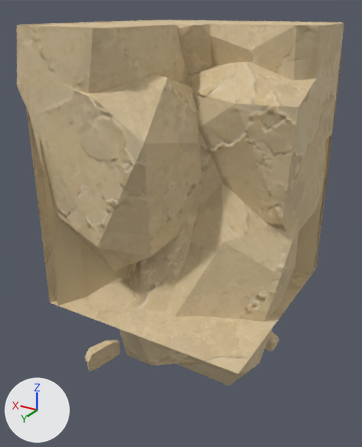
One commit to the glTF model assets/custom/models/ground_modules/ground_bottom_corner_08.glb: the scene before it, then after it.
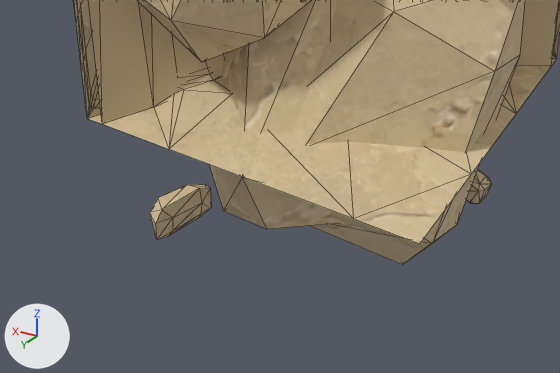
Each version appears first whole from a 50 mm camera at (-0.62, 2.46, 0.97) aimed at (0.56, 0.5, -0.01), and next in a close-up on the part from 0% to 88% of the width and 53% to 100% of the height. Every picture has the same lights, and +X, +Y and +Z are marked at lower left. The older version's two pictures come first. The close-ups show mesh edges as thin lines. Vertices at exactly the same position are counted once.

The first close-up shows 'GroundBottomCorner08_Body'.
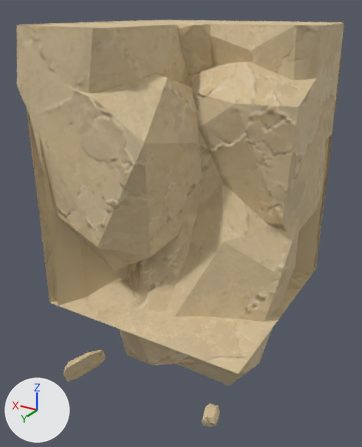
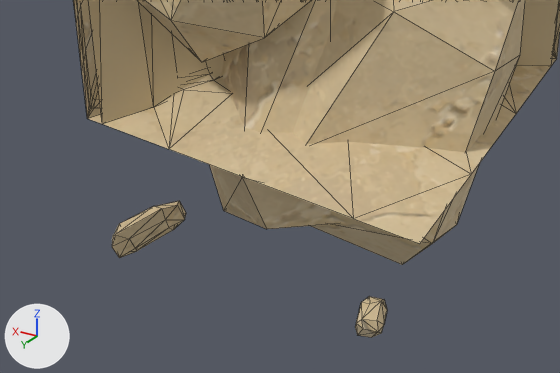
Edits to the bpy script that builds the scene:
```text
Change me_groundbottomcorner08_bodyshouldermesh:
    used by ob_groundbottomcorner08_body; location = (0.0, 0.0, 0.0)
    remove me_groundbottomcorner08_bodyshouldermesh.from_pydata(...)  # 874 vertices, 1533 faces; spans x 0.0..1.04, y -0.04..1.0, z -0.97..0.91
    add me_groundbottomcorner08_bodyshouldermesh.from_pydata(...)  # 874 vertices, 1533 faces; spans x 0.0..1.04, y -0.04..1.0, z -0.86..0.91
    me_groundbottomcorner08_bodyshouldermesh part 1: the loose piece of 24 vertices spanning x 0.16..0.29, y -0.03..0.06, z -0.97..-0.81 is multiplied about its middle by the matrix ((0.47, 0.624, -0.332), (-0.663, 0.527, 0.051), (0.244, 0.231, 0.78)), then moved by (-0.08, 0.92, 0.2)
    me_groundbottomcorner08_bodyshouldermesh part 2: 23 of 874 vertices moved; they spanned x 0.91..1.04, y 0.56..0.77, z -0.95..-0.77 and now span x 0.89..1.0, y 0.73..0.98, z -0.86..-0.71; mean shift (-0.04, 0.19, 0.07); largest move (0.98, 0.76, -0.8) -> (0.97, 0.97, -0.74)
```

Pixel boxes (x1, y1, x2, y2) of what changed, in the close-ups (560 x 373 px; the box of a moved part takes in the faces that stretch with it):
'GroundBottomCorner08_Body', reshaped
    before: (73, 0, 560, 265)
    after: (73, 0, 560, 337)
part 1 of me_groundbottomcorner08_bodyshouldermesh, moved or reshaped
    before: (466, 169, 492, 203)
    after: (355, 296, 387, 337)
part 2 of me_groundbottomcorner08_bodyshouldermesh, moved or reshaped
    before: (149, 184, 211, 239)
    after: (112, 201, 186, 258)
